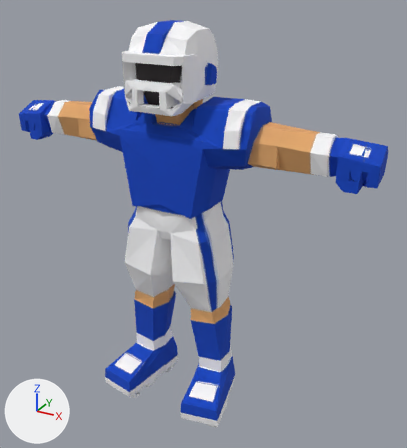
What one commit did to the glTF model characters/assets/base-medium.glb.
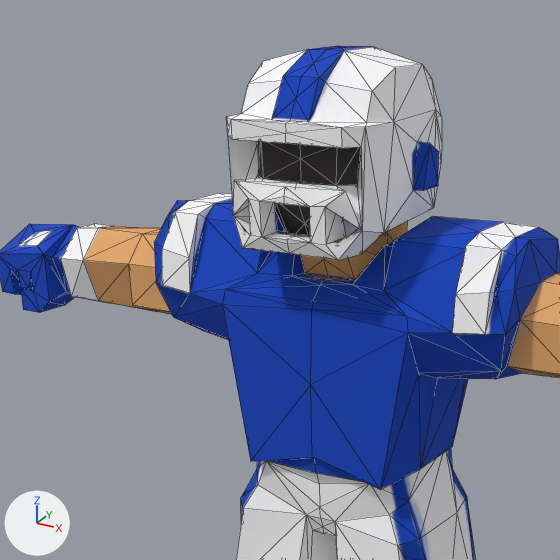
Each version is shown whole from a camera (50 mm lens) standing at (1.292, -2.067, 2.023) and looking at (0.114, 0.075, 0.952), then close up on the part from 5% to 67% of the width and 0% to 56% of the height. The lights are fixed; the arrows at lower left show +X, +Y and +Z. The last two pictures show the newer version. The close-ups show mesh edges as thin lines. Vertices at exactly the same position are counted once.

Names of what the first close-up shows: 'base_medium'.
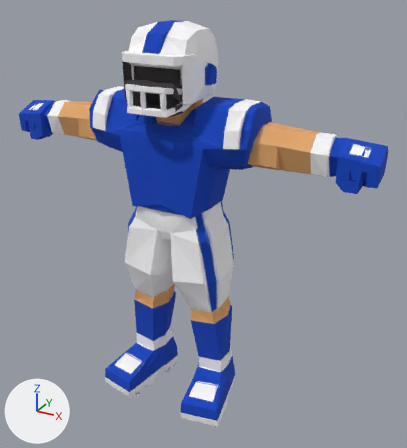
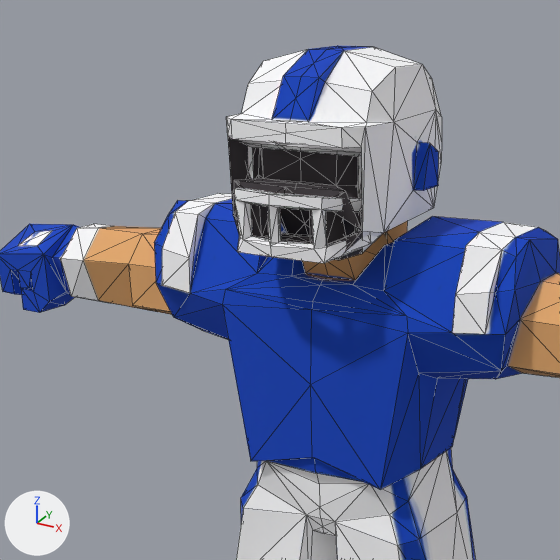
Boxes [x1, y1, x2, y2] around the edits, measured in the close-ups (560 x 560 px):
part 1 of me_base_medium, added
    after: [234, 140, 379, 263]
part 2 of me_base_medium, surface changed (grey to black)
    both: [228, 137, 362, 260]

The change, as a diff of the scene's bpy script:
```diff
--- a/characters/assets/base-medium.glb.py
+++ b/characters/assets/base-medium.glb.py
@@ me_base_medium @@
 # used by ob_base_medium; location = (0.0, 0.0, 0.0)
-me_base_medium.from_pydata(...)  # 704 vertices, 1420 faces; spans x -0.91..0.91, y -0.23..0.23, z 0.0..1.85
+me_base_medium.from_pydata(...)  # 791 vertices, 1594 faces; spans x -0.91..0.91, y -0.23..0.23, z 0.0..1.85
+# me_base_medium part 1: a new loose piece of 87 vertices spanning x -0.14..0.14, y -0.23..-0.09, z 1.51..1.72, in mat_body (picture img_body_basecolor)
+# me_base_medium part 2: 128 kept faces spanning x -0.14..0.14, y -0.18..-0.03, z 1.51..1.71 get new texture (UV) coordinates
 me_base_medium.materials.append(mat_body)
```
